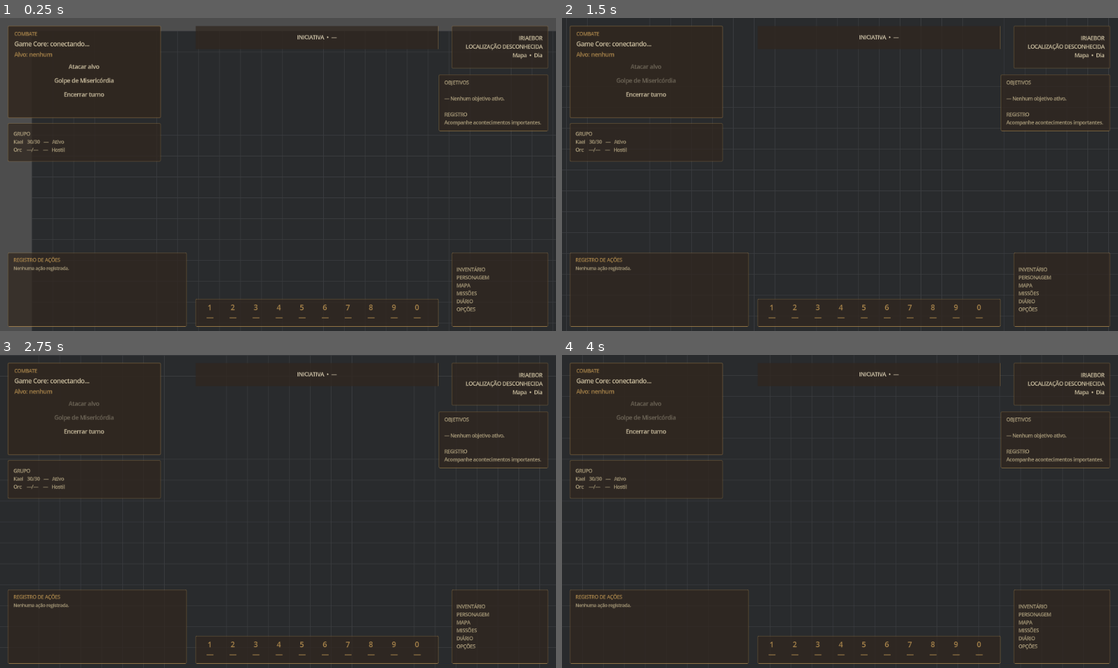
Above: before the commit, frames 1-4 (two rows, left to right).
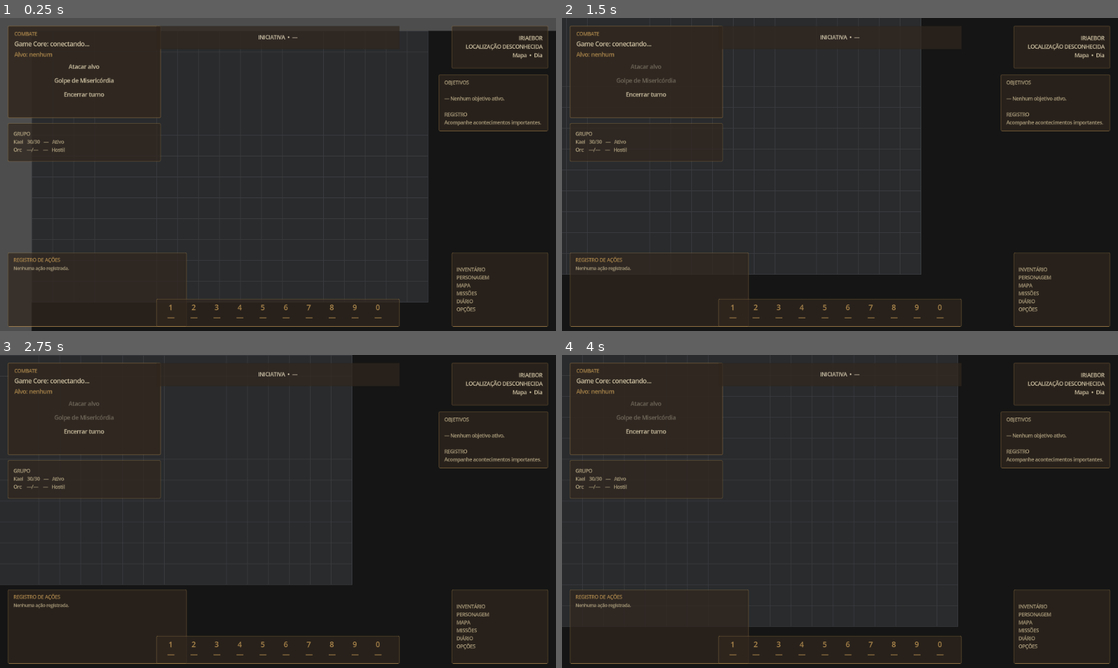
Above: after the commit, the same moments.

Repository: wchichura-maker/dnd
Game: Godot game, scene res://scenes/Main.tscn
Same seed, same stepped clock (60 frames per second), same inputs: the game is played once before the commit and once after it.
Inputs (mouse positions are in pixels of both pictures, inside the frame that each line leads up to):
- Up to frame 1 (0.25 s): no input
- Up to frame 2 (1.5 s): tap Enter at 0.5 s; move the mouse to (962, 158) at 0.52 s; hold D 0.53-1.28 s; tap 1 at 0.6 s; click (962, 158) at 0.67 s; tap Space at 0.77 s; move the mouse to (728, 190) at 1.27 s; hold S from 1.28 s (still down); tap 2 at 1.35 s
- Up to frame 3 (2.75 s): tap Space at 1.52 s; move the mouse to (333, 442) at 2.02 s; release S at 2.03 s; hold D from 2.03 s (still down); tap 0 at 2.1 s
- Up to frame 4 (4 s): move the mouse to (812, 574) at 2.77 s; release D at 2.78 s; hold W 2.78-3.53 s; tap 1 at 2.85 s; click (812, 574) at 2.92 s; tap Space at 3.02, 3.77 s; move the mouse to (1006, 558) at 3.52 s; hold A from 3.53 s (still down); tap 2 at 3.6 s

The runs differ from the first frame. In frame 1, 2.2% of the frame differs, in the area x 5-100%, y 2-100%; in frame 2, 3.2%; in frame 3, 4.0%, in the area x 0-100%, y 0-100%; in frame 4, 3.4%.

Commit message:
Optimize world drawing and align bottom HUD

Diff:
--- a/godot/scripts/Main.gd
+++ b/godot/scripts/Main.gd
@@ -36,6 +36,7 @@
 	game_core.state_received.connect(_on_core_state_received)
 	game_core.action_resolved.connect(_on_action_resolved)
 	game_core.transport_error.connect(_on_transport_error)
+	get_viewport().size_changed.connect(_layout_hud)
 	entity_nodes[PLAYER_ID] = player
 	$CombatHUD/Panel/Margin/VBox/Attack.pressed.connect(_on_attack)
 	$CombatHUD/Panel/Margin/VBox/CoupDeGrace.pressed.connect(_on_coup_de_grace)
@@ -44,6 +45,7 @@
 	$DeathOverlay/Center/VBox/NewCharacter.pressed.connect(_on_new_character)
 	_setup_initiative_panel()
 	_setup_hotbar()
+	_layout_hud()
 	$DeathOverlay.visible = false
 	_set_debug_status("Game Core: conectando...")
 	game_core.request_state()
@@ -76,6 +78,25 @@
 	initiative_label.vertical_alignment = VERTICAL_ALIGNMENT_CENTER
 	initiative_label.text = "INICIATIVA  •  —"
 	margin.add_child(initiative_label)
+
+func _layout_hud() -> void:
+	var viewport_size := get_viewport_rect().size
+	var bottom := viewport_size.y - 10.0
+	var action_log := $CombatHUD/ActionLogPanel as Control
+	var hotbar := $CombatHUD/Hotbar as Control
+	var menu := $CombatHUD/MenuPanel as Control
+	var bottom_height := 170.0
+	var hotbar_width := 560.0
+	var menu_width := 222.0
+	action_log.position = Vector2(18.0, bottom - bottom_height)
+	action_log.size = Vector2(412.0, bottom_height)
+	hotbar.position = Vector2(maxf(18.0, (viewport_size.x - hotbar_width) * 0.5), bottom - 64.0)
+	hotbar.size = Vector2(minf(hotbar_width, maxf(360.0, viewport_size.x - 36.0)), 64.0)
+	menu.position = Vector2(maxf(18.0, viewport_size.x - menu_width - 18.0), bottom - bottom_height)
+	menu.size = Vector2(minf(menu_width, maxf(190.0, viewport_size.x - 36.0)), bottom_height)
+	if initiative_panel != null:
+		initiative_panel.position = Vector2(maxf(18.0, (viewport_size.x - 560.0) * 0.5), 18.0)
+		initiative_panel.size = Vector2(minf(560.0, maxf(360.0, viewport_size.x - 36.0)), 54.0)
 
 func _setup_hotbar() -> void:
 	var slots := $CombatHUD/Hotbar/Margin/Slots
@@ -387,9 +408,23 @@
 	$DebugOverlay/Label.text = text
 
 func _draw() -> void:
+	# Keep the logical map large, but only submit the tiles that can actually
+	# enter the current camera viewport. Godot caches _draw() until queue_redraw,
+	# so camera motion reuses this command list instead of rebuilding it every frame.
 	draw_rect(Rect2(Vector2.ZERO, Vector2(map_size) * TILE_SIZE), Color("151515"))
-	for y in range(map_size.y):
-		for x in range(map_size.x):
+	var camera := $Player/Camera2D as Camera2D
+	if camera == null:
+		return
+	var viewport_size := get_viewport_rect().size / camera.zoom
+	var screen_center := camera.get_screen_center_position()
+	var half_view := viewport_size * 0.5
+	var visible_rect := Rect2(screen_center - half_view, viewport_size)
+	var min_x := maxi(0, floori(visible_rect.position.x / TILE_SIZE) - 1)
+	var min_y := maxi(0, floori(visible_rect.position.y / TILE_SIZE) - 1)
+	var max_x := mini(map_size.x - 1, ceili(visible_rect.end.x / TILE_SIZE) + 1)
+	var max_y := mini(map_size.y - 1, ceili(visible_rect.end.y / TILE_SIZE) + 1)
+	for y in range(min_y, max_y + 1):
+		for x in range(min_x, max_x + 1):
 			var tile := Vector2i(x, y)
 			var rect := Rect2(Vector2(tile) * TILE_SIZE, Vector2.ONE * TILE_SIZE)
 			var walkable := not blocked_tiles.has(tile)
